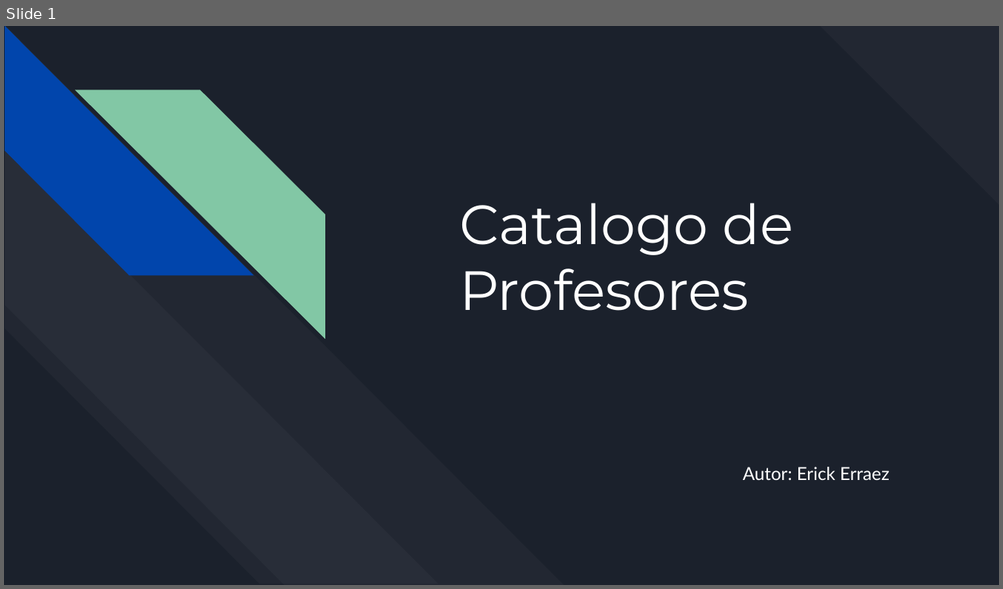
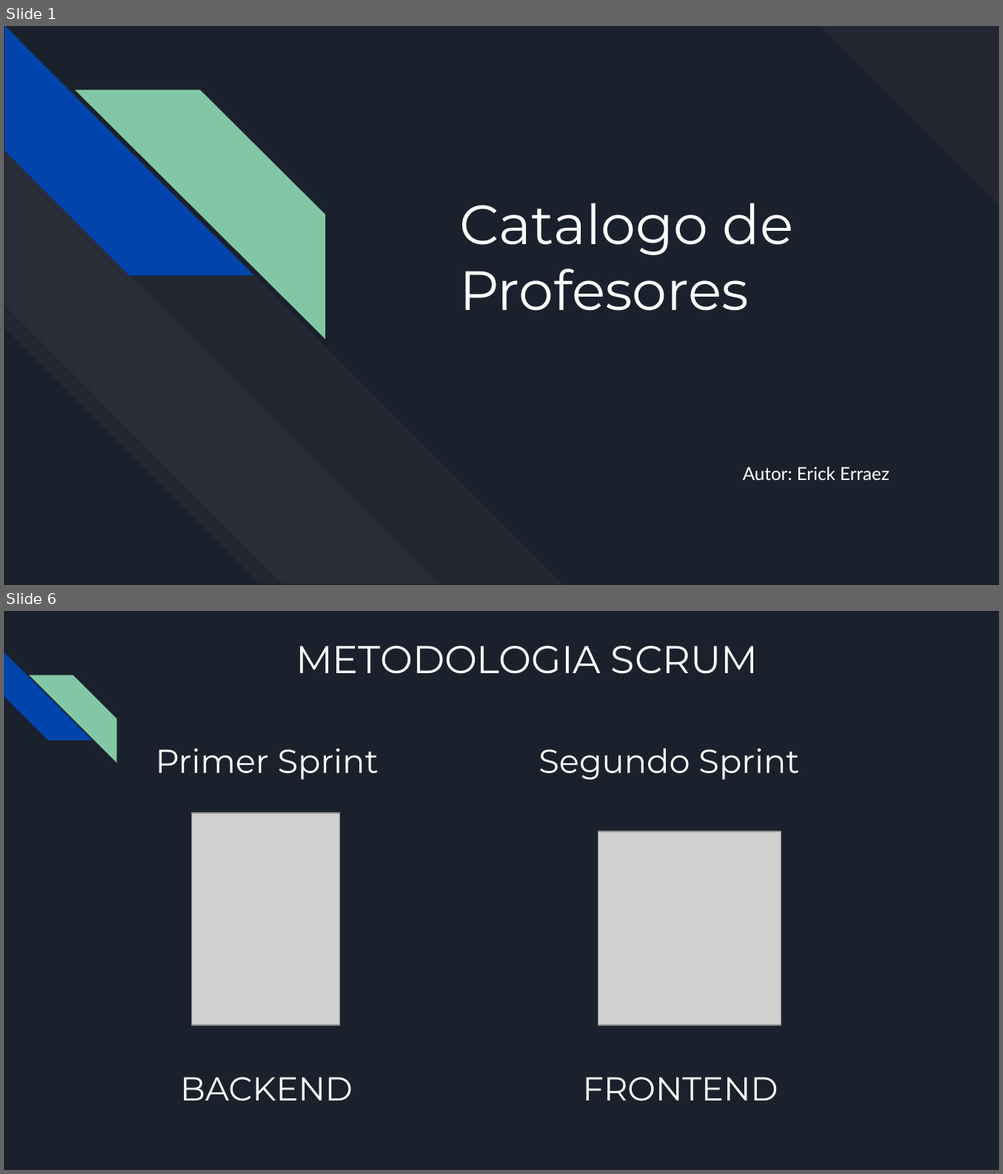
Before and after one commit to ErickErraez/Profesores, a slide deck: Documentacion/ProyectoFinalSegundo.pptx. Shown one above the other, each under a label of ours: slide 1 before the commit, slides 1 and 6 after it; the slides between them are not shown. The pictures are 1003x589 and 1003x1174 pixels, drawn with LibreOffice and Linux fonts; fonts in the diff are those of the drawing; grey boxes stand for pictures. Boxes give left, top, right and bottom in pixels: in the first picture for what was removed or moved away, otherwise in the second. Text is boxed around its words. In the diff, an @@ line names an element or a change of style, - is before the commit and + after.

```diff
--- a/Documentacion/ProyectoFinalSegundo.pptx
+++ b/Documentacion/ProyectoFinalSegundo.pptx
@@ slide 6 added at (4, 611, 999, 1170), background #1B212C @@
@@ diag stripe added at (4, 652, 91, 741), fill #0145AC @@
@@ title added at (296, 646, 758, 674), 28 pt, text #FFFFFF @@
+METODOLOGIA SCRUM
@@ diag stripe added at (29, 675, 116, 762), fill #82C7A5 @@
@@ text added at (156, 748, 378, 780), 24 pt, text #FFFFFF @@
+Primer Sprint
@@ text added at (538, 748, 799, 780), 24 pt, text #FFFFFF @@
+Segundo Sprint
@@ picture added at (192, 813, 340, 1025) @@
@@ picture added at (597, 832, 781, 1025) @@
@@ text added at (180, 1077, 353, 1102), 24 pt, text #FFFFFF @@
+BACKEND
@@ text added at (583, 1077, 778, 1102), 24 pt, text #FFFFFF @@
+FRONTEND
```
Also in this commit, not shown: 2 slides changed, 4 other slides added, 3 slides removed, 14 other files.
